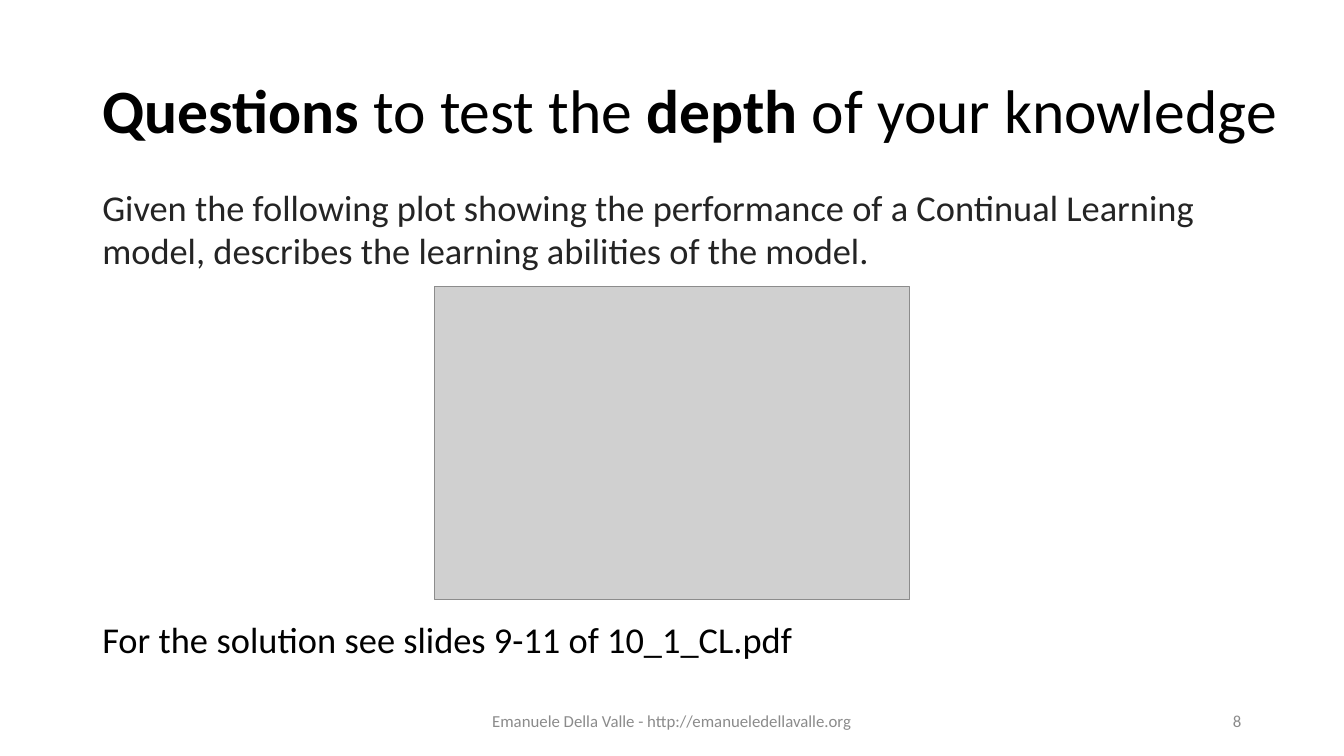
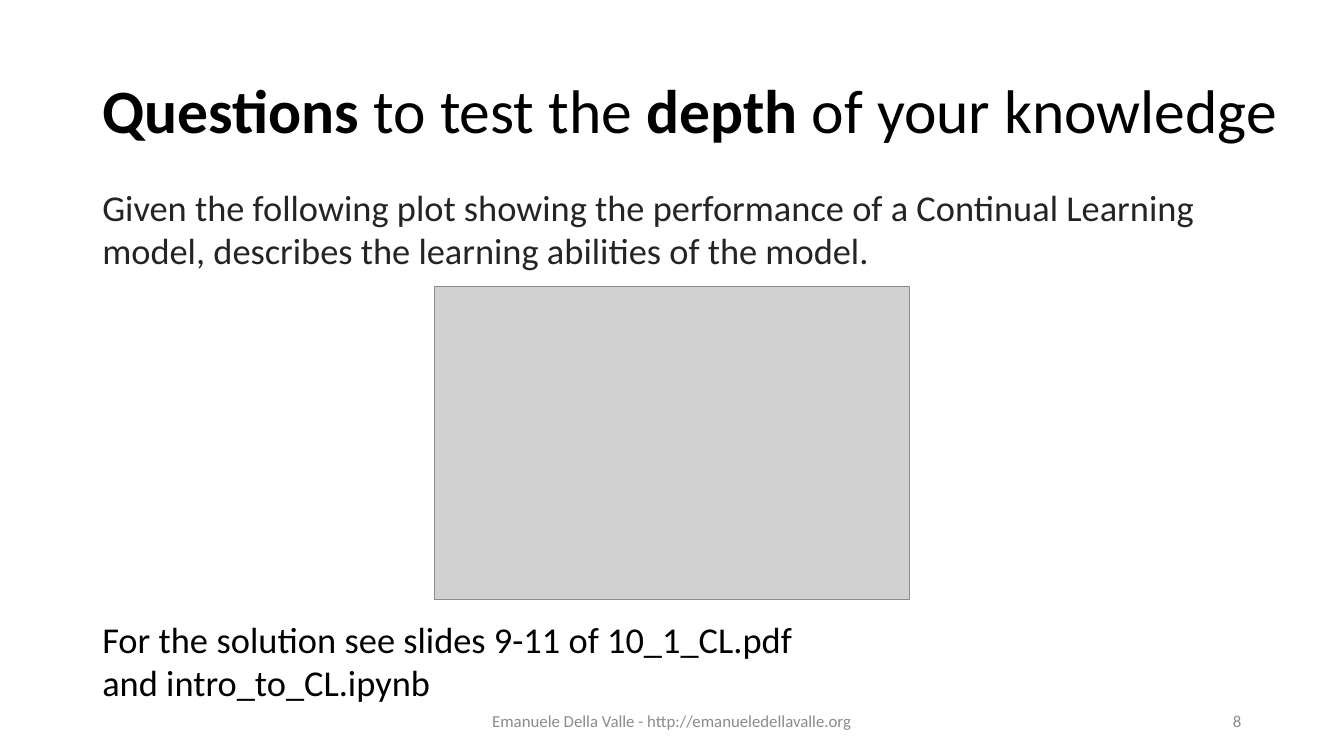
Before and after one commit to eugeniovaretti/streaming-data-analytics, a slide deck: slide 8 of lectures/11_SDS_exam-preview/11_Streaming-Data-Science_exam-preview.pptx. Drawn at 1344x756 pixels with LibreOffice and Linux fonts; fonts in the diff are those of the drawing; grey boxes stand for pictures. Boxes give left, top, right and bottom in pixels: in the first picture for what was removed or moved away, otherwise in the second. Text is boxed around its words. In the diff, an @@ line names an element or a change of style, - is before the commit and + after.

```diff
--- a/lectures/11_SDS_exam-preview/11_Streaming-Data-Science_exam-preview.pptx
+++ b/lectures/11_SDS_exam-preview/11_Streaming-Data-Science_exam-preview.pptx
@@ text at <box>102,627,792,702</box>: text changed @@
-For the solution see slides 9-11 of 10_1_CL.pdf
+For the solution see slides 9-11 of 10_1_CL.pdf and intro_to_CL.ipynb
```
Also in this commit, not shown: 1 other slide changed.
